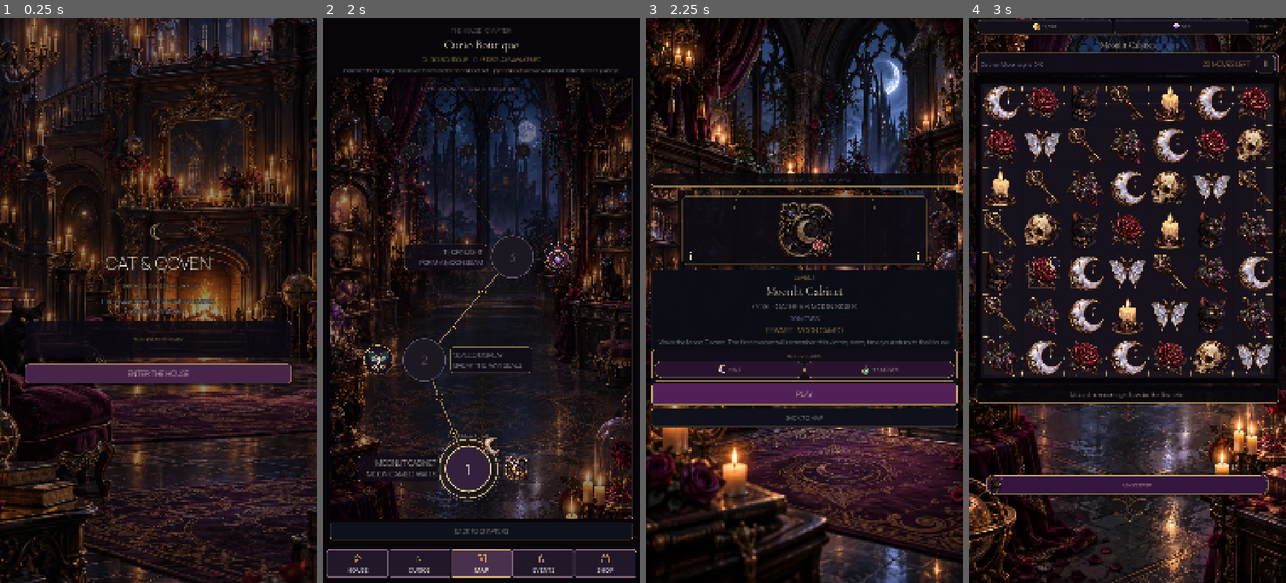
Above: before the commit, frames 1-4 (left to right).
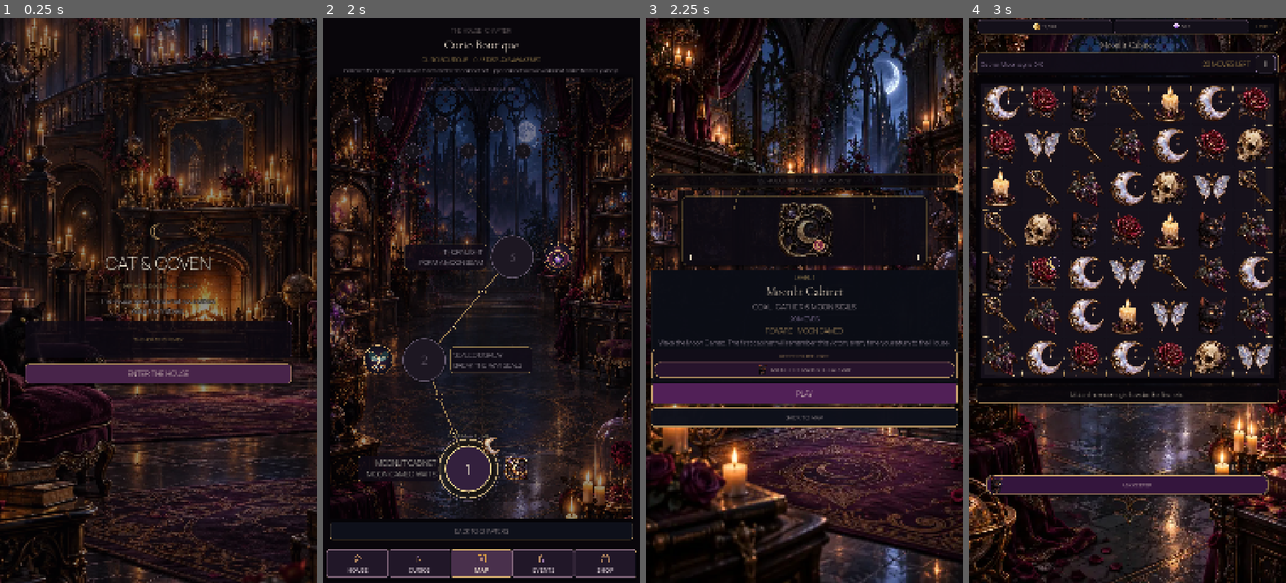
Above: after the commit, the same moments.

Repository: Jay-prodesign/akilta-match3
Game: Godot game, scene res://src/app/app_bootstrap.tscn
Same seed, same stepped clock (60 frames per second), same inputs: the game is played once before the commit and once after it.
Inputs:
- Up to frame 1 (0.25 s): no input
- Up to frame 2 (2 s): click "ENTER THE HOUSE" at 0.5 s; click "ENTER CURIO BOUTIQUE" at 1.25 s
- Up to frame 3 (2.25 s): click "1" at 2 s
- Up to frame 4 (3 s): click "PLAY" at 2.75 s

Frames 1-2 are identical in both runs. In frame 3, 3.7% of the frame differs, in the area x 1-99%, y 27-73%; in frame 4, nothing differs.

Commit message:
FTUE: disclose Keeper guide before play

Diff:
--- a/src/ui/prestart/level_prestart.gd
+++ b/src/ui/prestart/level_prestart.gd
@@ -17,9 +17,9 @@
 @onready var start_button: Button = $Layout/Card/Content/Start
 @onready var back_button: Button = $Layout/Back
 
+const KEEPER_ART_PATH := "res://assets/pieces/black_cat.webp"
 const AID_ART_PATHS := {
-	"hint": "res://assets/pieces/moon_sigil.webp",
-	"plus_moves": "res://assets/pieces/potion.webp"
+	"keeper": KEEPER_ART_PATH
 }
 
 var level_number: int = 1
@@ -67,7 +67,7 @@
 		return
 	var panel := PanelContainer.new()
 	panel.name = "RitualAids"
-	panel.custom_minimum_size = Vector2(0, 102)
+	panel.custom_minimum_size = Vector2(0, 88)
 	var shell := StyleBoxFlat.new()
 	shell.bg_color = Color("#120D18", 0.94)
 	shell.border_color = Color("#D5AD70", 0.46)
@@ -86,7 +86,7 @@
 	panel.add_child(column)
 	var heading := Label.new()
 	heading.name = "RitualAidsHeading"
-	heading.text = "IN-LEVEL AIDS"
+	heading.text = "KEEPER GUIDE · FREE"
 	heading.horizontal_alignment = HORIZONTAL_ALIGNMENT_CENTER
 	heading.add_theme_color_override("font_color", Color("#D5AD70"))
 	heading.add_theme_font_size_override("font_size", 18)
@@ -95,36 +95,35 @@
 	row.name = "AidRow"
 	row.add_theme_constant_override("separation", 6)
 	column.add_child(row)
-	for entry in [
-		{"label":"HINT", "art":String(AID_ART_PATHS["hint"])},
-		{"label":"+3 MOVES", "art":String(AID_ART_PATHS["plus_moves"])}
-	]:
-		var chip := PanelContainer.new()
-		chip.custom_minimum_size = Vector2(0, 56)
-		chip.size_flags_horizontal = Control.SIZE_EXPAND_FILL
-		var chip_style := StyleBoxFlat.new()
-		chip_style.bg_color = Color("#28142D", 0.96)
-		chip_style.border_color = Color("#D5AD70", 0.44)
-		chip_style.set_border_width_all(1)
-		chip_style.set_corner_radius_all(22)
-		chip.add_theme_stylebox_override("panel", chip_style)
-		row.add_child(chip)
-		var chip_row := HBoxContainer.new()
-		chip_row.alignment = BoxContainer.ALIGNMENT_CENTER
-		chip_row.add_theme_constant_override("separation", 4)
-		chip.add_child(chip_row)
-		var art := TextureRect.new()
-		art.custom_minimum_size = Vector2(36, 36)
-		art.texture = PieceAssetLoader.ornament(String(entry["art"]))
-		art.expand_mode = TextureRect.EXPAND_IGNORE_SIZE
-		art.stretch_mode = TextureRect.STRETCH_KEEP_ASPECT_CENTERED
-		art.mouse_filter = Control.MOUSE_FILTER_IGNORE
-		chip_row.add_child(art)
-		var caption := Label.new()
-		caption.text = String(entry["label"])
-		caption.add_theme_color_override("font_color", Color("#F4E5D3"))
-		caption.add_theme_font_size_override("font_size", 20)
-		chip_row.add_child(caption)
+	var chip := PanelContainer.new()
+	chip.name = "KeeperGuide"
+	chip.custom_minimum_size = Vector2(0, 54)
+	chip.size_flags_horizontal = Control.SIZE_EXPAND_FILL
+	var chip_style := StyleBoxFlat.new()
+	chip_style.bg_color = Color("#28142D", 0.96)
+	chip_style.border_color = Color("#D5AD70", 0.44)
+	chip_style.set_border_width_all(1)
+	chip_style.set_corner_radius_all(22)
+	chip.add_theme_stylebox_override("panel", chip_style)
+	row.add_child(chip)
+	var chip_row := HBoxContainer.new()
+	chip_row.alignment = BoxContainer.ALIGNMENT_CENTER
+	chip_row.add_theme_constant_override("separation", 6)
+	chip.add_child(chip_row)
+	var art := TextureRect.new()
+	art.name = "KeeperArt"
+	art.custom_minimum_size = Vector2(40, 40)
+	art.texture = PieceAssetLoader.ornament(KEEPER_ART_PATH)
+	art.expand_mode = TextureRect.EXPAND_IGNORE_SIZE
+	art.stretch_mode = TextureRect.STRETCH_KEEP_ASPECT_CENTERED
+	art.mouse_filter = Control.MOUSE_FILTER_IGNORE
+	chip_row.add_child(art)
+	var caption := Label.new()
+	caption.name = "KeeperGuideCopy"
+	caption.text = "ASK KEEPER · MARKS 1 LEGAL SWAP"
+	caption.add_theme_color_override("font_color", Color("#F4E5D3"))
+	caption.add_theme_font_size_override("font_size", 18)
+	chip_row.add_child(caption)
 
 func aid_asset_contract() -> Dictionary:
 	var loaded := {}
@@ -136,7 +135,10 @@
 	return {
 		"paths": AID_ART_PATHS.duplicate(true),
 		"loaded": loaded,
-		"raster_runtime": raster_runtime
+		"raster_runtime": raster_runtime,
+		"keeper_only_before_play": true,
+		"failure_recovery_deferred": true,
+		"plus_moves_exposed_before_failure": false
 	}
 
 func _style_ritual_actions() -> void:
@@ -208,3 +210,16 @@
 			level_art.texture = ScreenArt.texture("prestart_ch01_level01_art" if level_number == 1 else "prestart_ch01_shared_art")
 		ritual_art.queue_redraw()
 	return true
+
+func ftue_contract() -> Dictionary:
+	var guide_copy := get_node_or_null("Layout/Card/Content/RitualAids/VBoxContainer/AidRow/KeeperGuide/HBoxContainer/KeeperGuideCopy") as Label
+	return {
+		"objective_visible": objective_label != null and objective_label.visible and not objective_label.text.is_empty(),
+		"moves_visible": moves_label != null and moves_label.visible and not moves_label.text.is_empty(),
+		"reward_visible": reward_label != null and reward_label.visible and not reward_label.text.is_empty(),
+		"keeper_guide_visible": get_node_or_null("Layout/Card/Content/RitualAids") != null,
+		"keeper_copy": guide_copy.text if guide_copy != null else "",
+		"plus_moves_exposed_before_failure": false,
+		"failure_recovery_deferred": true,
+		"start_action": start_button.text if start_button != null else ""
+	}
